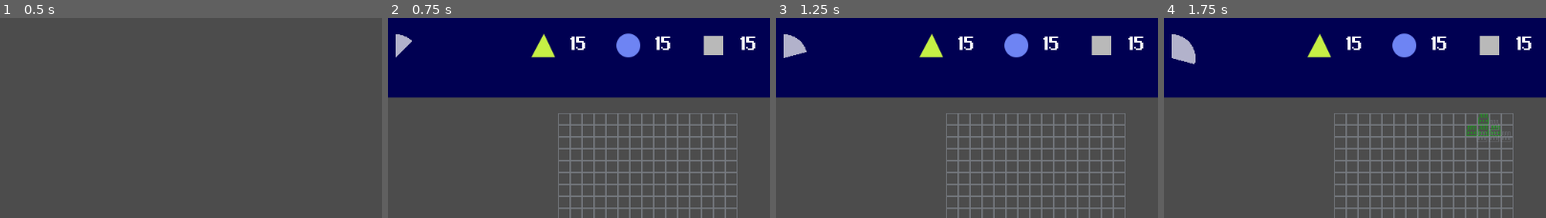
Above: before the commit, frames 1-4 (left to right).
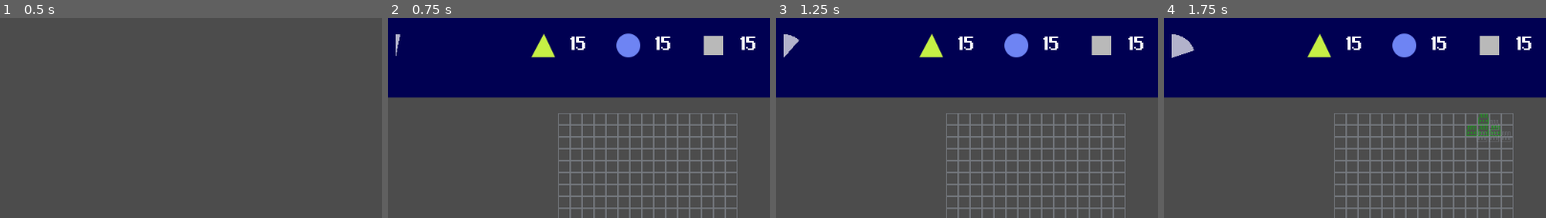
Above: after the commit, the same moments.

Repository: T4g1/gd-wildjam13
Game: Godot game, scene res://main.tscn
The game is run twice, just before and just after one commit, with the same random seed, the same clock (stepped at 60 frames per second) and the same inputs.
Inputs (mouse positions are % of the whole screen's width and height, from its top left):
- Up to frame 1 (0.5 s): no input
- Up to frame 2 (0.75 s): click "Play" at 0.5 s
- Up to frame 3 (1.25 s): no input
- Up to frame 4 (1.75 s): tap Enter at 1.25 s; drag from (28, 93) to (60, 31) at 1.27 s
The pictures show only the part of the screen within x 16-66%, y 0-50%; the shares and areas given below are measured in that part.

Frame 1 is identical in both runs. In frame 2, 0.2% of the frame differs, in the area x 2-7%, y 8-20%; in frame 3, 0.2%, in the area x 2-8%, y 10-20%; in frame 4, 0.2%.

Commit message:
[fix] Reset on new game

Diff:
--- a/main.gd
+++ b/main.gd
@@ -6,6 +6,8 @@
 	$Introduction.visible = false
 	$Game.visible = true
 
+	$Game.start_game()
+
 func _on_game_over(score):
 	if score > highest:
 		highest = score
--- a/nodes/City/City.gd
+++ b/nodes/City/City.gd
@@ -8,6 +8,9 @@
 
 func _ready():
 	$Ghost.remove_from_group("dragable")
+
+func reset():
+	$Grid.flush()
 
 func show_ghost(polymino):
 	var city_size = $Grid.grid_size * $Grid.cell_size
--- a/nodes/City/City.tscn
+++ b/nodes/City/City.tscn
@@ -9,6 +9,8 @@
 script = ExtResource( 1 )
 
 [node name="Grid" parent="." instance=ExtResource( 2 )]
+grid_size = 15
+show_grid = true
 
 [node name="Ghost" parent="." instance=ExtResource( 3 )]
 visible = false
--- a/scenes/GUIResources/GUIResources.tscn
+++ b/nodes/GUIResources/GUIResources.tscn
@@ -1,14 +1,12 @@
 [gd_scene load_steps=8 format=2]
 
-[ext_resource path="res://scenes/GUIResources/GUIResources.gd" type="Script" id=1]
+[ext_resource path="res://nodes/GUIResources/GUIResources.gd" type="Script" id=1]
 [ext_resource path="res://nodes/ResourceLabels/ResourceLabels.tscn" type="PackedScene" id=2]
 [ext_resource path="res://assets/population-icon.png" type="Texture" id=3]
 [ext_resource path="res://scripts/ConsumeBar.gd" type="Script" id=4]
 [ext_resource path="res://assets/food-icon.png" type="Texture" id=5]
 [ext_resource path="res://assets/water-icon.png" type="Texture" id=6]
 [ext_resource path="res://assets/iron-icon.png" type="Texture" id=7]
-
-
 
 [node name="GUIResources" type="Control"]
 anchor_right = 1.0
--- a/nodes/ResourcesManager/ResourcesManager.gd
+++ b/nodes/ResourcesManager/ResourcesManager.gd
@@ -17,6 +17,7 @@
 
 func reset():
 	for type in range(0, ResourceType.Types.size()):
+		print(type)
 		resources[type] = base
 		diffs[type] = 0
 	population = 0
--- a/nodes/ResourcesManager/ResourcesManager.tscn
+++ b/nodes/ResourcesManager/ResourcesManager.tscn
@@ -2,6 +2,5 @@
 
 [ext_resource path="res://nodes/ResourcesManager/ResourcesManager.gd" type="Script" id=1]
 
-
 [node name="ResourcesManager" type="Node2D"]
 script = ExtResource( 1 )
--- a/project.godot
+++ b/project.godot
@@ -22,7 +22,7 @@
 "base": "Control",
 "class": "GUIResources",
 "language": "GDScript",
-"path": "res://scenes/GUIResources/GUIResources.gd"
+"path": "res://nodes/GUIResources/GUIResources.gd"
 }, {
 "base": "Node2D",
 "class": "Polymino",
--- a/scenes/Game/game.gd
+++ b/scenes/Game/game.gd
@@ -30,13 +30,15 @@
 	# Connect timer to consume action
 	_error = timer.connect("timeout", self, "consume_produce")
 
-	start_game()
+func start_game():
+	player_city.reset()
 
-func start_game():
 	timer.start()
 	resources_manager.reset()
+
 	# Set gui to init values
 	gui.update_resources(resources_manager.resources)
+	gui.update_diffs(resources_manager.diffs)
 	gui.update_population(resources_manager.population)
 
 	randomize()
--- a/scenes/Game/game.tscn
+++ b/scenes/Game/game.tscn
@@ -6,7 +6,7 @@
 [ext_resource path="res://nodes/Polymino/Polymino.tscn" type="PackedScene" id=4]
 [ext_resource path="res://scripts/ResourcesTimer.gd" type="Script" id=5]
 [ext_resource path="res://nodes/ResourcesManager/ResourcesManager.gd" type="Script" id=6]
-[ext_resource path="res://scenes/GUIResources/GUIResources.tscn" type="PackedScene" id=7]
+[ext_resource path="res://nodes/GUIResources/GUIResources.tscn" type="PackedScene" id=7]
 
 [node name="Game" type="Control"]
 anchor_right = 1.0
--- a/scenes/TestResources/TestResources.tscn
+++ b/scenes/TestResources/TestResources.tscn
@@ -3,8 +3,9 @@
 [ext_resource path="res://scenes/TestResources/TestResources.gd" type="Script" id=1]
 [ext_resource path="res://scripts/ResourcesTimer.gd" type="Script" id=2]
 [ext_resource path="res://nodes/ResourcesManager/ResourcesManager.gd" type="Script" id=3]
-[ext_resource path="res://scenes/GUIResources/GUIResources.tscn" type="PackedScene" id=4]
+[ext_resource path="res://nodes/GUIResources/GUIResources.tscn" type="PackedScene" id=4]
 [ext_resource path="res://assets/ChiKareGo.ttf" type="DynamicFontData" id=5]
+
 
 
 
Renamed: scenes/GUIResources/GUIResources.gd -> nodes/GUIResources/GUIResources.gd
